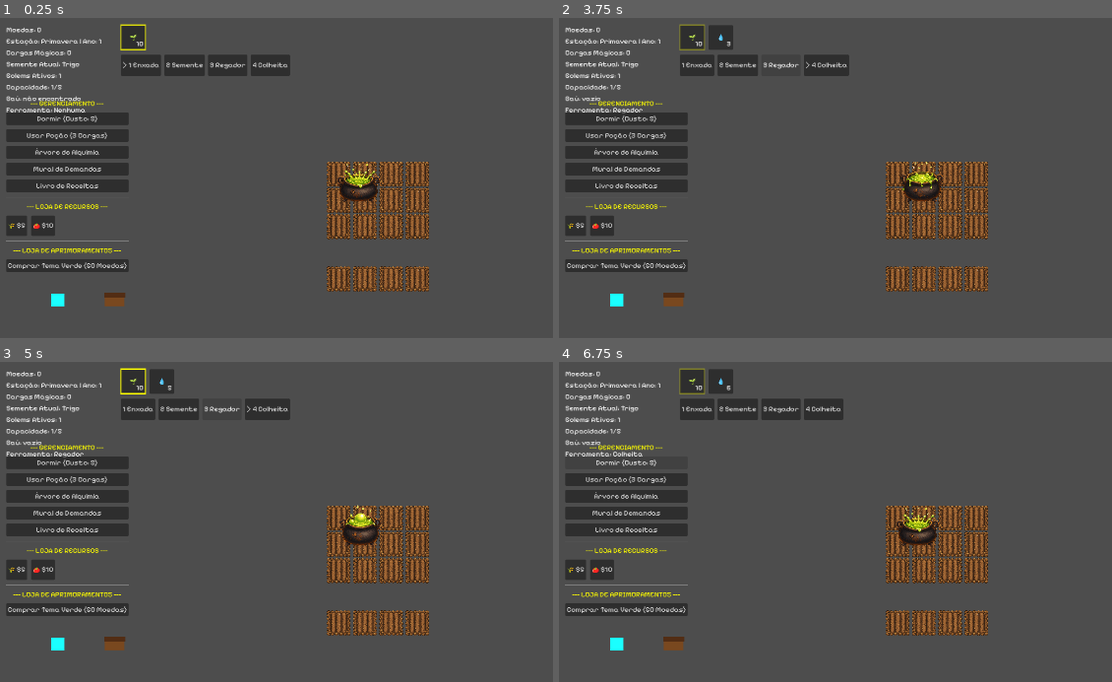
Above: before the commit, frames 1-4 (two rows, left to right).
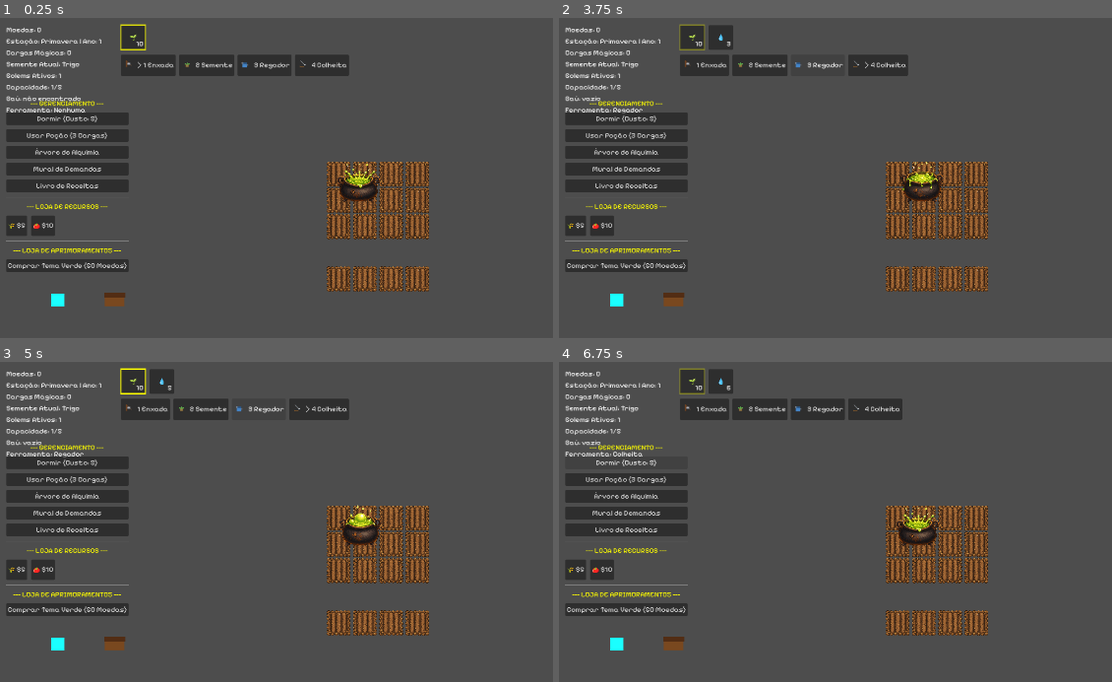
Above: after the commit, the same moments.

Repository: LeandroSatsuki/Cauldron-Crops
Game: Godot game, scene res://Scenes/Main.tscn
Same seed, same stepped clock (60 frames per second), same inputs: the game is played once before the commit and once after it.
Inputs:
- Up to frame 1 (0.25 s): no input
- Up to frame 2 (3.75 s): click "> 1 Enxada" at 0.5 s; click "1 Enxada" at 1.25 s; click "> 2 Semente" at 2 s; click "2 Semente" at 2.75 s; click "> 3 Regador" at 3.5 s
- Up to frame 3 (5 s): click "3 Regador" at 4.25 s
- Up to frame 4 (6.75 s): click "> 4 Colheita" at 5 s; click "4 Colheita" at 5.75 s; click "Dormir (Custo: 5)" at 6.5 s

The runs differ from the first frame. In frame 1, 1.0% of the frame differs, in the area x 22-64%, y 11-19%; in frame 2, 1.0%; in frame 3, 1.0%; in frame 4, 1.0%.

Commit message:
ui: adiciona icones provisorios de ferramentas

Diff:
--- a/Scenes/UI.tscn
+++ b/Scenes/UI.tscn
@@ -3,6 +3,10 @@
 [ext_resource type="Script" uid="uid://cpbky483ya1uj" path="res://Scripts/UI.gd" id="1_uigd"]
 [ext_resource type="PackedScene" path="res://Scenes/SellMenu.tscn" id="2_sellscene"]
 [ext_resource type="Theme" path="res://Themes/pixel_ui_theme.tres" id="3_pixeltheme"]
+[ext_resource type="Texture2D" path="res://Assets/Tools/tool_hoe.png" id="4_toolhoe"]
+[ext_resource type="Texture2D" path="res://Assets/Tools/tool_seed.png" id="5_toolseed"]
+[ext_resource type="Texture2D" path="res://Assets/Tools/tool_watering_can.png" id="6_toolwateringcan"]
+[ext_resource type="Texture2D" path="res://Assets/Tools/tool_harvest.png" id="7_toolharvest"]
 
 [node name="UI" type="CanvasLayer" unique_id=570246364]
 script = ExtResource("1_uigd")
@@ -57,18 +61,26 @@
 
 [node name="BtnToolHoe" type="Button" parent="ToolBarPanel" unique_id=1730000002]
 layout_mode = 2
+icon = ExtResource("4_toolhoe")
+tooltip_text = "Enxada"
 text = "1 Enxada"
 
 [node name="BtnToolSeed" type="Button" parent="ToolBarPanel" unique_id=1730000003]
 layout_mode = 2
+icon = ExtResource("5_toolseed")
+tooltip_text = "Semente"
 text = "2 Semente"
 
 [node name="BtnToolWateringCan" type="Button" parent="ToolBarPanel" unique_id=1730000004]
 layout_mode = 2
+icon = ExtResource("6_toolwateringcan")
+tooltip_text = "Regador"
 text = "3 Regador"
 
 [node name="BtnToolHarvest" type="Button" parent="ToolBarPanel" unique_id=1730000005]
 layout_mode = 2
+icon = ExtResource("7_toolharvest")
+tooltip_text = "Colheita"
 text = "4 Colheita"
 
 [node name="LeftPanel" type="VBoxContainer" parent="." unique_id=1703485619]
Binary file added: Assets/Tools/tool_harvest.png
Not shown, added: Assets/Tools/tool_harvest.png.import
Binary file added: Assets/Tools/tool_hoe.png
Not shown, added: Assets/Tools/tool_hoe.png.import
Binary file added: Assets/Tools/tool_seed.png
Not shown, added: Assets/Tools/tool_seed.png.import
Binary file added: Assets/Tools/tool_watering_can.png
Not shown, added: Assets/Tools/tool_watering_can.png.import
Not shown, changed: docs/CHANGELOG.md
Not shown, changed: docs/DECISIONS.md
Not shown, changed: docs/ROADMAP.md
